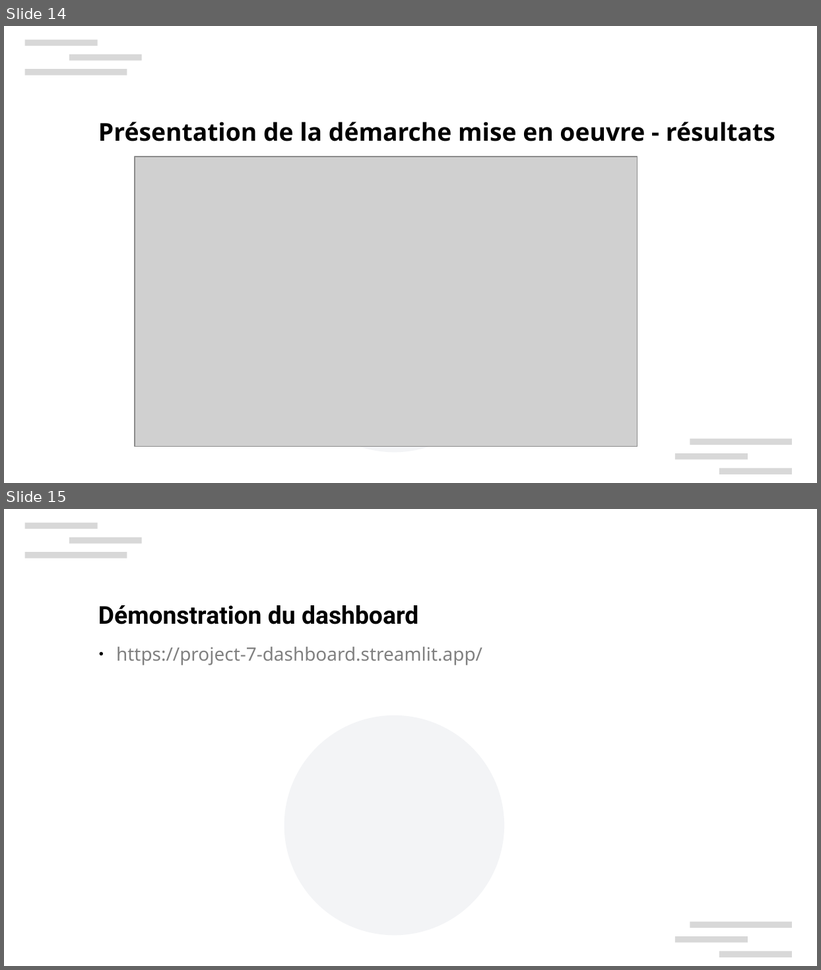
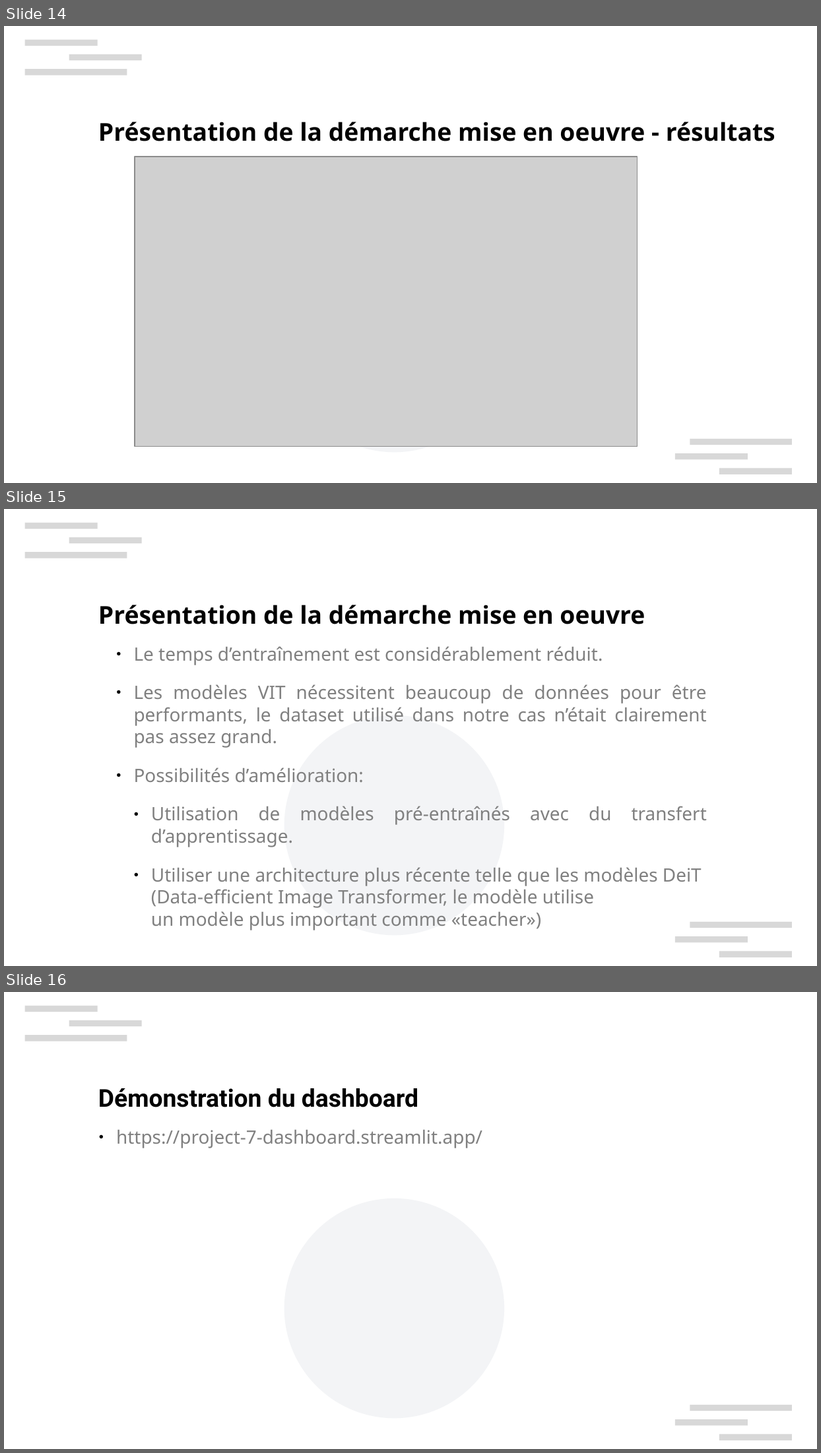
Before and after one commit to xbarrelet/ml-project-7, a slide deck: Barrelet_Xavier_5_presentation_102024.pptx. Shown one above the other, each under a label of ours: slides 14 and 15 before the commit, slides 14, 15 and 16 after it. The pictures are 821x970 and 821x1453 pixels, drawn with LibreOffice and Linux fonts; fonts in the diff are those of the drawing; grey boxes stand for pictures; background and template pictures are left out. Boxes give left, top, right and bottom in pixels: in the first picture for what was removed or moved away, otherwise in the second. Text is boxed around its words. In the diff, an @@ line names an element or a change of style, - is before the commit and + after.

```diff
--- a/Barrelet_Xavier_5_presentation_102024.pptx
+++ b/Barrelet_Xavier_5_presentation_102024.pptx
@@ slide 15 added at [4, 509, 817, 966], background #FFFFFF; not listed: 7 template elements that a slide beside it also shows @@
@@ text added at [98, 605, 645, 625], 24 pt, text #000000, bold @@
+Présentation de la démarche mise en oeuvre
@@ text added at [134, 646, 707, 931], 18 pt, text #808080 @@
+  ● Le temps d’entraînement est considérablement réduit.
+  ● Les modèles VIT nécessitent beaucoup de données pour être performants, le dataset utilisé dans notre cas n’était clairement pas assez grand.
+  ● Possibilités d’amélioration:
+    ● Utilisation de modèles pré-entraînés avec du transfert d’apprentissage.
+    ● Utiliser une architecture plus récente telle que les modèles DeiT (Data-efficient Image Transformer, le modèle utilise
+      un modèle plus important comme «teacher»)
@@ what was slide 15 is now slide 16 @@
```
Also in this commit, not shown: 2 slides changed, 8 other files.
